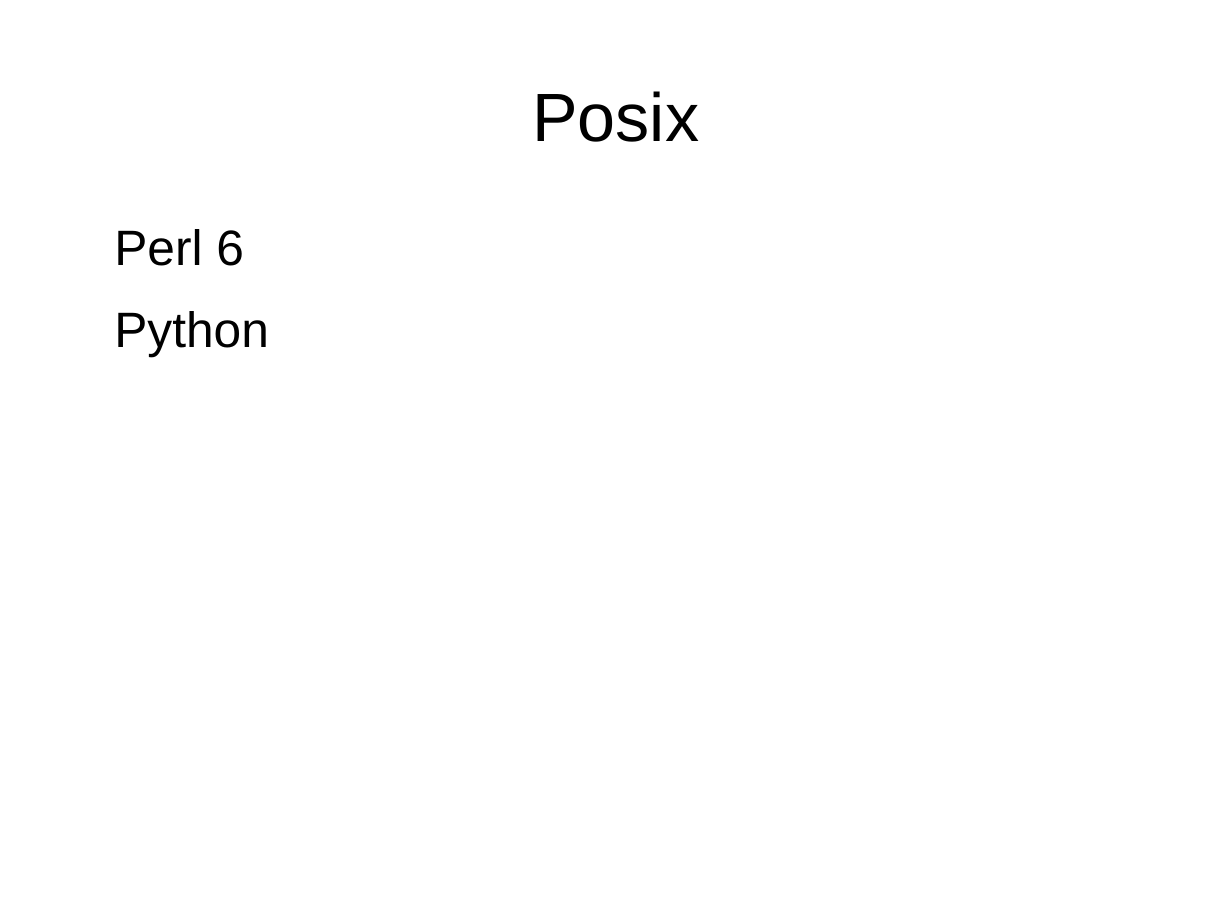
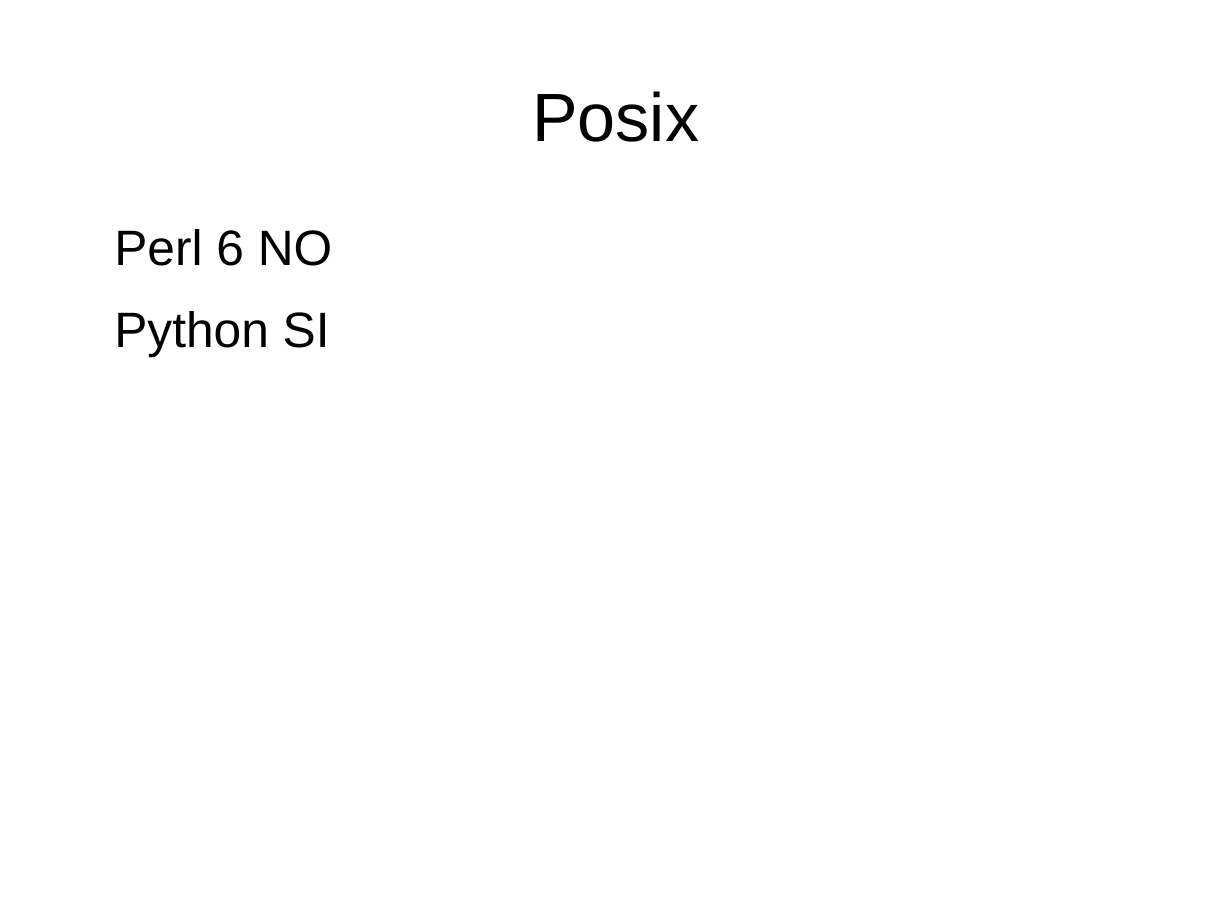
Before and after one commit to renatolrr/regex, a slide deck: slide 15 of Introducción regex.odp. Drawn at 1232x924 pixels with LibreOffice and Linux fonts; fonts in the diff are those of the drawing. Boxes give left, top, right and bottom in pixels: in the first picture for what was removed or moved away, otherwise in the second. Text is boxed around its words. In the diff, an @@ line names an element or a change of style, - is before the commit and + after.

```diff
--- a/Introducción regex.odp
+++ b/Introducción regex.odp
@@ text at [114,229,332,357]: text changed @@
-Perl 6
-Python
+Perl 6 NO
+Python SI
```
Also in this commit, not shown: 3 slides added, 1 slide removed, 1 other file.
